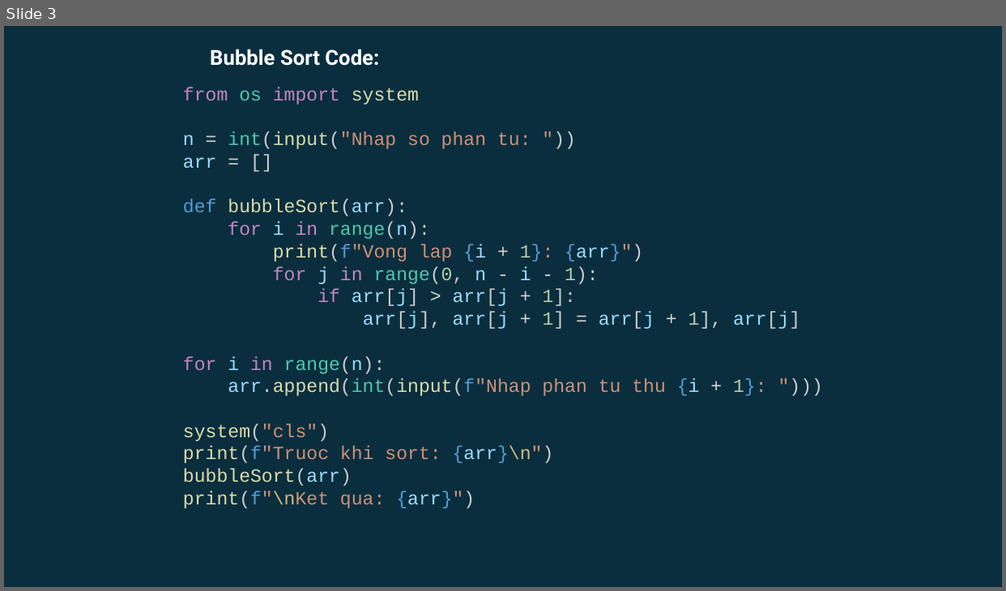
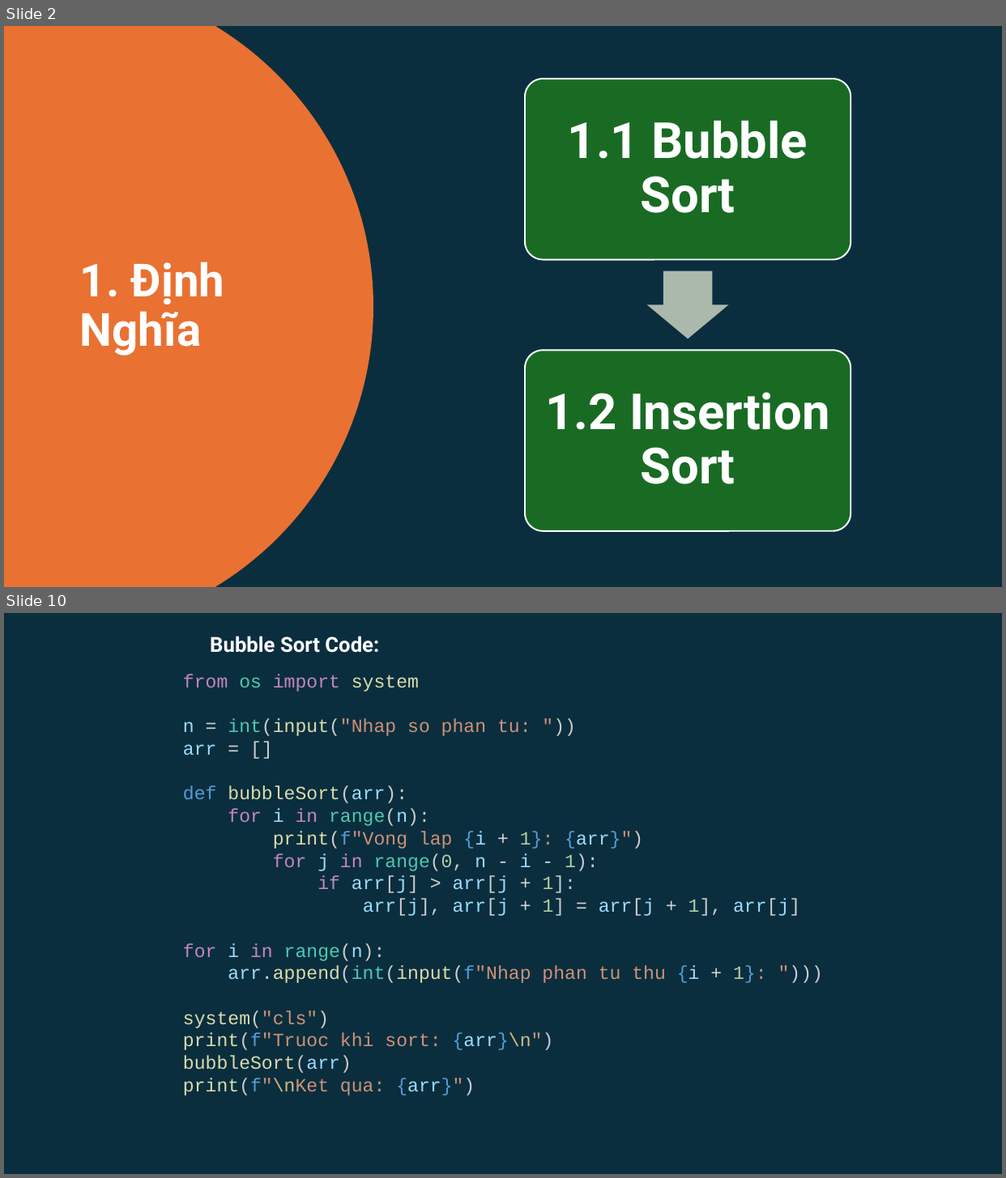
Before and after one commit to ngotuanviet/BTLDSA, a slide deck: ThuyetTrinh/SlideThuyetTrinh.pptx. Shown one above the other, each under a label of ours: slide 3 before the commit, slides 2 and 10 after it; the slides between them are not shown. The pictures are 1006x591 and 1006x1178 pixels, drawn with LibreOffice and Linux fonts; fonts in the diff are those of the drawing. Boxes give left, top, right and bottom in pixels: in the first picture for what was removed or moved away, otherwise in the second. Text is boxed around its words. In the diff, an @@ line names an element or a change of style, - is before the commit and + after.

```diff
--- a/ThuyetTrinh/SlideThuyetTrinh.pptx
+++ b/ThuyetTrinh/SlideThuyetTrinh.pptx
@@ slide 2 added at (x1=4, y1=26, x2=1002, y2=587), background #0A2E3E @@
@@ freeform shape added at (x1=4, y1=26, x2=373, y2=587), fill #E97132 @@
@@ text added at (x1=80, y1=262, x2=225, y2=356), 44 pt, text #FFFFFF, bold @@
+1. Định Nghĩa
@@ group added at (x1=525, y1=79, x2=850, y2=531): 2 rounded rectangles, 2 texts, 1 right arrow @@
+1.1 Bubble Sort
+1.2 Insertion Sort
@@ what was slide 3 is now slide 10 @@
```
Also in this commit, not shown: 1 slide changed, 80 other slides added, 1 slide removed.
